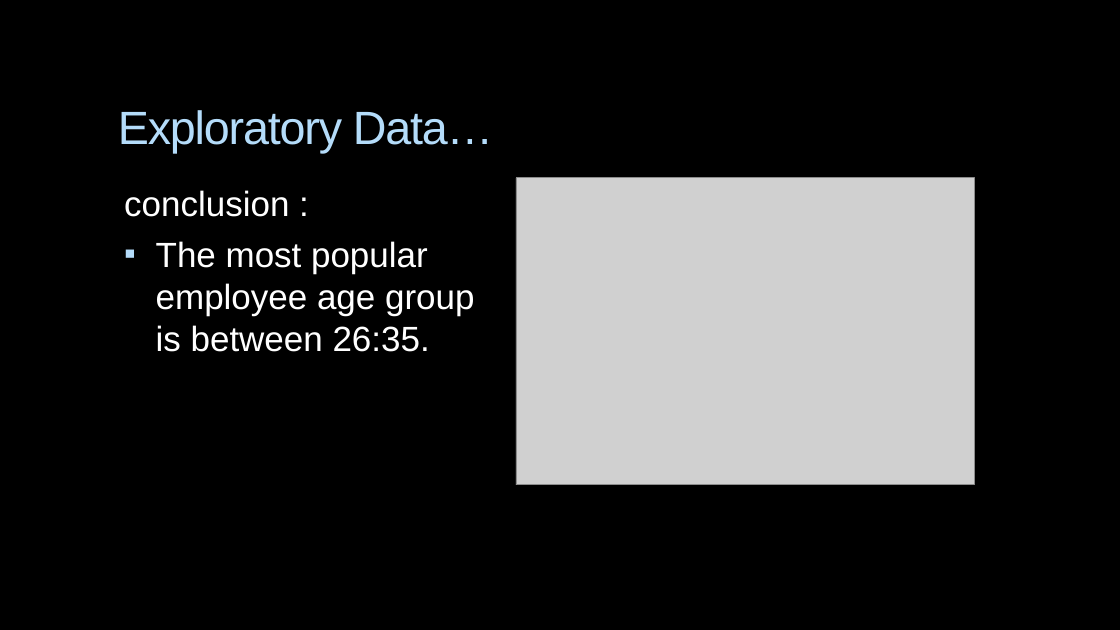
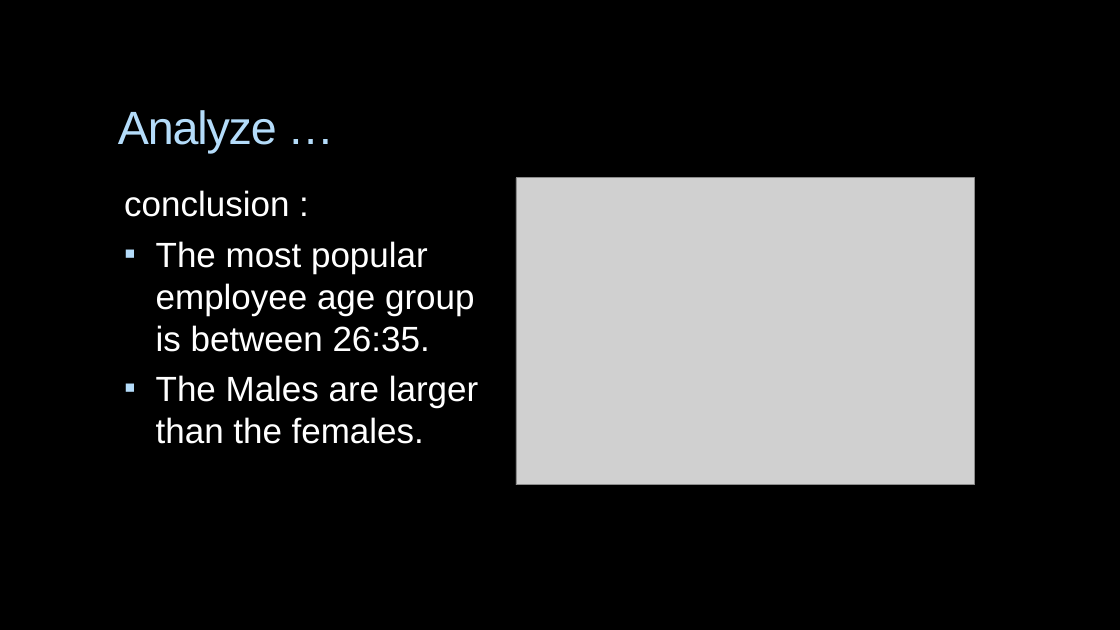
Before and after one commit to aya1fouad/Power_BI_Dashboards, a slide deck: slide 13 of Anayzing_IBM_HR_Employee_Attrition/HR Employees Attrition.pptx (slide 12 before the commit). Drawn at 1120x630 pixels with LibreOffice and Linux fonts; fonts in the diff are those of the drawing; grey boxes stand for pictures; background and template pictures are left out. Boxes give left, top, right and bottom in pixels: in the first picture for what was removed or moved away, otherwise in the second. Text is boxed around its words. In the diff, an @@ line names an element or a change of style, - is before the commit and + after.

```diff
--- a/Anayzing_IBM_HR_Employee_Attrition/HR Employees Attrition.pptx
+++ b/Anayzing_IBM_HR_Employee_Attrition/HR Employees Attrition.pptx
@@ title at (x1=118, y1=110, x2=277, y2=153): text changed @@
-Exploratory Data…
+Analyze …
@@ text at (x1=156, y1=375, x2=478, y2=444): paragraph added @@
+▪ The Males are larger than the females.
```
Also in this commit, not shown: 17 other slides changed, 1 slide added, 1 other file.
